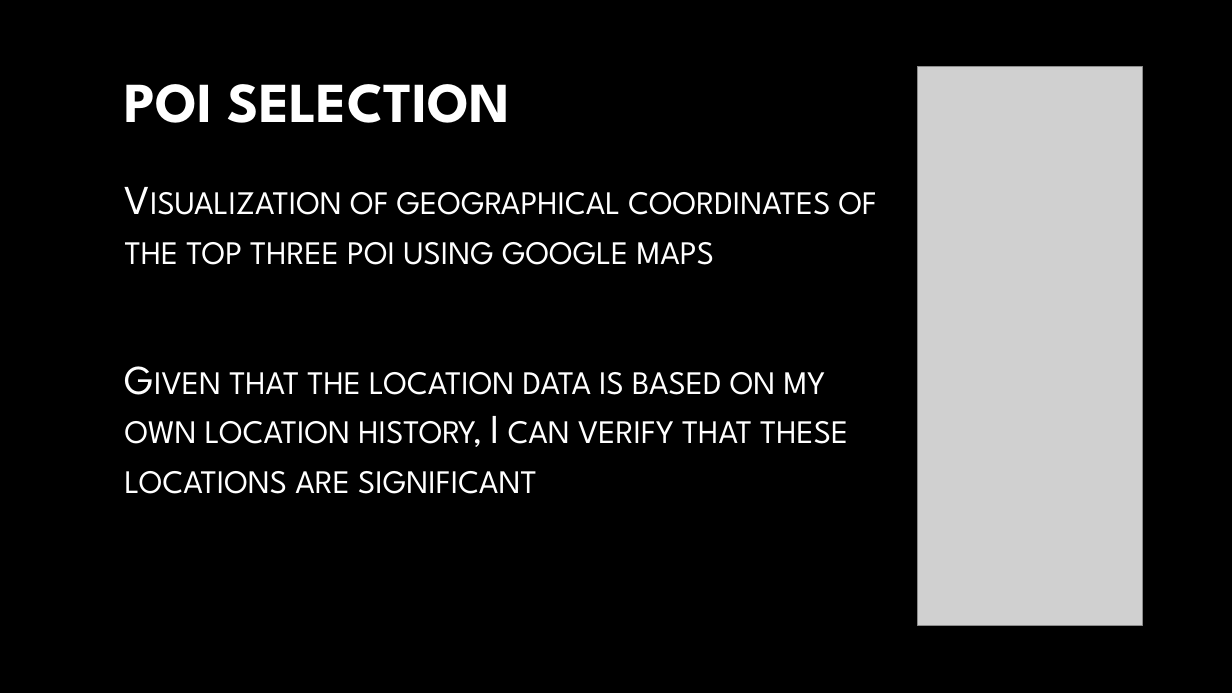
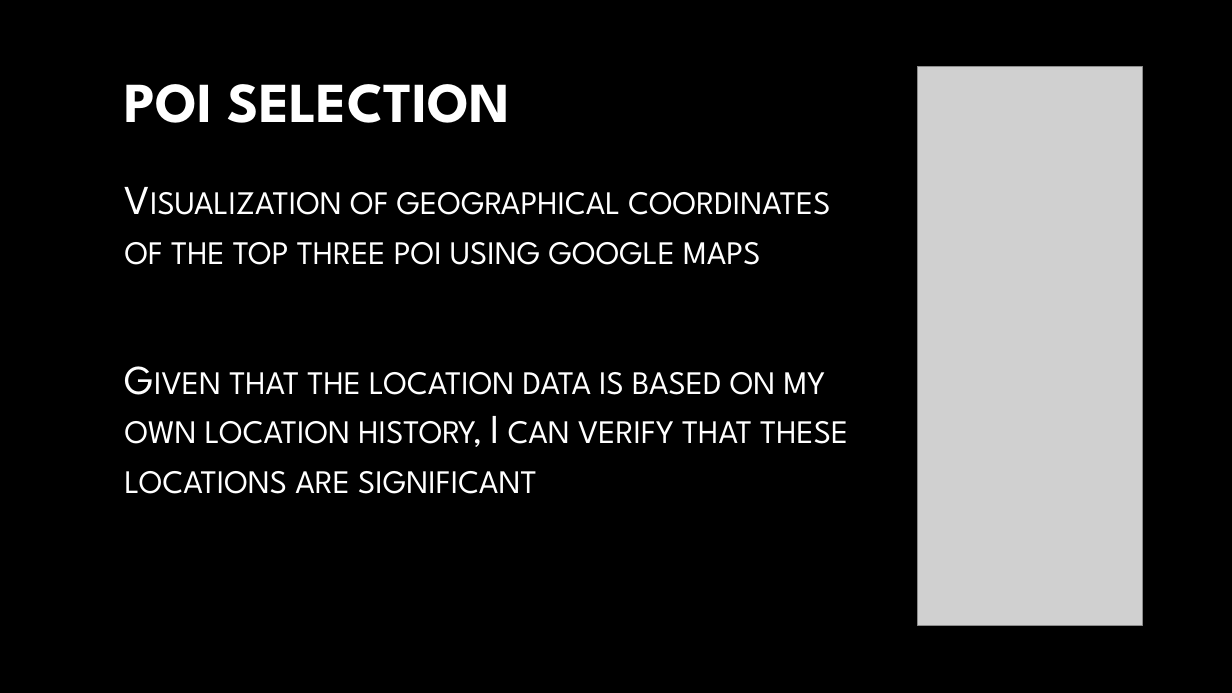
Before and after one commit to aaronk313/dsi, a slide deck: slide 15 of capstone-aaronkim.pptx. Drawn at 1232x693 pixels with LibreOffice and Linux fonts; fonts in the diff are those of the drawing; grey boxes stand for pictures; background and template pictures are left out. Boxes give left, top, right and bottom in pixels: in the first picture for what was removed or moved away, otherwise in the second. Text is boxed around its words. In the diff, an @@ line names an element or a change of style, - is before the commit and + after.

```diff
--- a/capstone-aaronkim.pptx
+++ b/capstone-aaronkim.pptx
@@ text "Visualization of geographical coordinates of ..." rewrapped from box(125, 192, 877, 494) to box(125, 192, 848, 494) @@
```
Also in this commit, not shown: 11 other slides changed, 4 other files.
